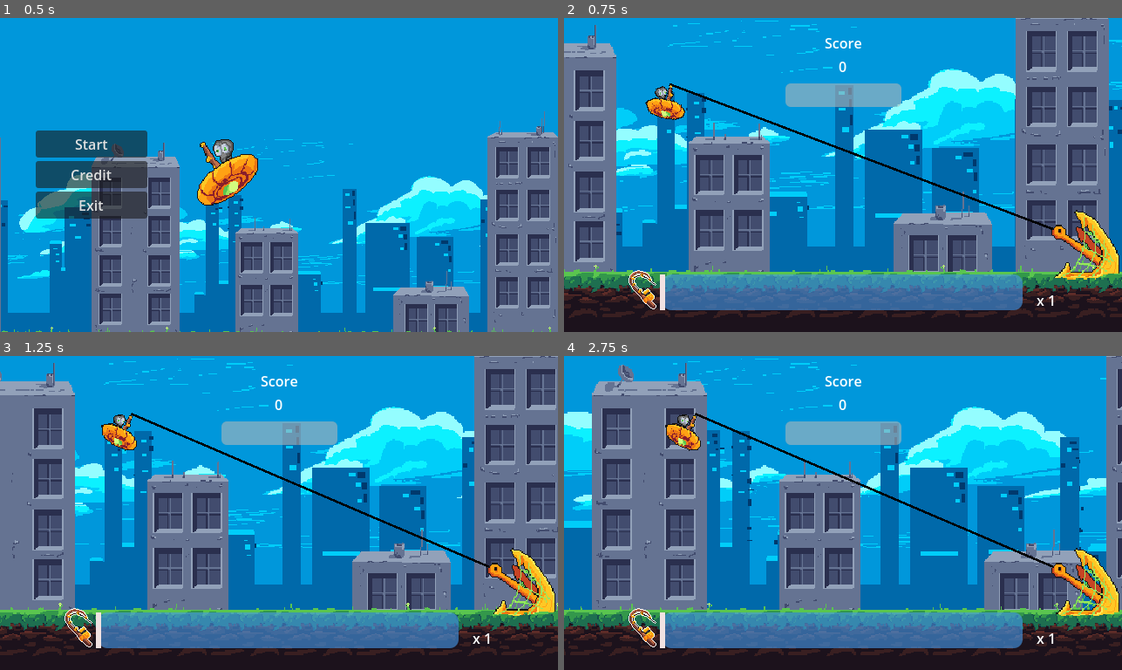
Above: before the commit, frames 1-4 (two rows, left to right).
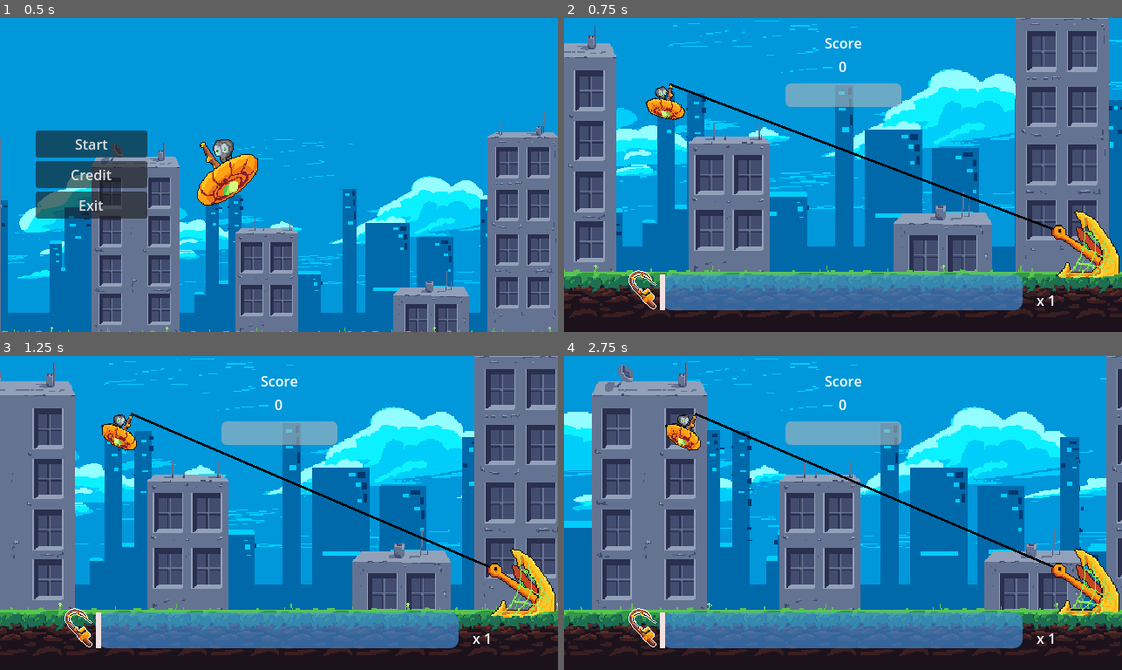
Above: after the commit, the same moments.

Repository: Tenes/mini-jam-153
Game: Godot game, scene res://Scenes/main_menu_scene.tscn
Two runs of this game, one before a commit and one after it. Both use one fixed random seed, a clock stepped at 60 frames per second and the inputs below. Sound files missing from this copy of the repository are replaced by a short silence.
Inputs (mouse positions are in pixels of both pictures, inside the frame that each line leads up to):
- Up to frame 1 (0.5 s): no input
- Up to frame 2 (0.75 s): click "Start" at 0.5 s
- Up to frame 3 (1.25 s): no input
- Up to frame 4 (2.75 s): move the mouse to (965, 497) at 1.27 s; click (965, 497) at 1.35 s; move the mouse to (731, 528) at 2.02 s; click (731, 528) at 2.1 s

Frame 1 is identical in both runs. In frame 2, less than 0.1% of the frame differs, in the area x 87-100%, y 81-84%; in frame 3, less than 0.1%, in the area x 87-100%, y 73-84%; in frame 4, less than 0.1%.

Commit message:
Fixes the wave breaking when failing a capture

Diff:
--- a/Models/Harpoon/harpoon.gd
+++ b/Models/Harpoon/harpoon.gd
@@ -61,10 +61,12 @@
 		Events.reset_bar.emit();
 		Events.update_durability.emit(-1);
 		Events.update_multiplier.emit(false);
+		Events.touched_prey.emit();
 		refreshBar();
 	if interactable in self.capturedInteractables:
 		var capturedInteractable = self.capturedInteractables.pop_front()
 		Events.update_score.emit(capturedInteractable.scoreValue);
+		Events.touched_prey.emit();
 		capturedInteractable.bindTo(self);
 	returnToOriginalPosition();
 
--- a/Models/Harpoon/harpoon.tscn
+++ b/Models/Harpoon/harpoon.tscn
@@ -58,7 +58,7 @@
 [node name="SpriteFront" type="AnimatedSprite2D" parent="."]
 z_index = 2
 sprite_frames = SubResource("SpriteFrames_3brs0")
-frame_progress = 0.648792
+frame_progress = 0.227199
 speed_scale = 0.5
 
 [node name="SpriteBack" type="Sprite2D" parent="SpriteFront"]
--- a/Scenes/main_menu_scene.tscn
+++ b/Scenes/main_menu_scene.tscn
@@ -91,9 +91,9 @@
 "
 
 [node name="Extraterrestre02" type="Sprite2D" parent="."]
-position = Vector2(257.862, 192.87)
-rotation = -0.0369702
-scale = Vector2(-2.29756, 2.39002)
+position = Vector2(302.581, 192.41)
+rotation = -0.0592489
+scale = Vector2(-3.53123, 3.6726)
 texture = ExtResource("3_mesbx")
 
 [node name="Marker2D" type="Marker2D" parent="Extraterrestre02"]
@@ -110,7 +110,7 @@
 rotation = 0.464904
 scale = Vector2(1.14065, 1.14065)
 stream = ExtResource("4_1x1v6")
-volume_db = -3.50522
+volume_db = -1.7827
 autoplay = true
 
 [connection signal="pressed" from="VBoxContainer/Start" to="." method="_on_start_pressed"]
--- a/Scripts/city_scene.gd
+++ b/Scripts/city_scene.gd
@@ -13,7 +13,7 @@
 var interactables : Array[Interactable] = [];
 var difficultyMultiplier:  = 1.0;
 const waveTimerSpawnRate : Array[float] = [0.9, 1, 1, 1.5, 1.25];
-const waveDifficulty : Array[float] = [0.75, 1, 1.25, 2.25, 1.75];
+const waveDifficulty : Array[float] = 	[0.75, 1, 1.25, 2.25, 1.75];
 const waveLength: Array[float] = [15, 10, 10, 5, 8];
 var currentWave: int;
 var spawnedEnnemies: float;
@@ -22,6 +22,7 @@
 func _ready() -> void:
 	Events.update_score.connect(updateDifficultyMultiplier);
 	Events.player_death.connect(displayEndScreen);
+	Events.touched_prey.connect(updateRemainingWaveLength);
 	rope.linkToHarpoon(harpoon);
 	setupWaveTimer();
 #ADD SPOOF PARTICLES HERE TO LOAD THEM
@@ -34,7 +35,6 @@
 		tempAudioStream.finished.connect(tempAudioStream.queue_free);
 
 func updateDifficultyMultiplier(value: float):
-	updateRemainingWaveLength();
 	difficultyMultiplier += (value/10000);
 
 func interactableSpawner() -> void:
--- a/Scripts/events.gd
+++ b/Scripts/events.gd
@@ -7,3 +7,4 @@
 signal update_durability(value);
 signal reset_bar();
 signal player_death(finalScore, bestMultiplier);
+signal touched_prey();
